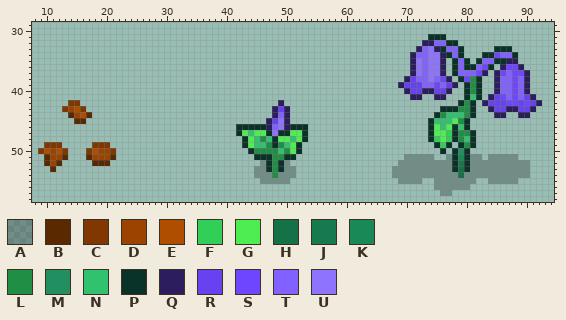
File history of a sprite sheet, img/farms/crops/PD_Bluebell.png. Above, as it was before the edit.
The file is 96x64 pixels. Colours within 5 levels of each other are drawn and written as one. Shown: x 8..94, y 29..58.
Palette (. is transparent): A #00000040  B #5b2900  C #803800  D #9b4400  E #b04e00  F #31ce58  G #4dee52  H #147148  J #177a4f  K #188957  L #208f46  M #218f5f  N #31c270  P #093228  Q #2b1d5e  R #6642f1  S #6e46ff  T #8161ff  U #8e73ff
Pixels before, first column x 9:
31 .................................................................PPP................
32 ................................................................QQTTPP..............
33 ...............................................................QTUQPTTP.....PPP.....
34 ..............................................................QTTUUQPTP...PPSTTP....
35 ..............................................................QUTUUQ.PTP.PTTPPQQ....
36 ..............................................................QUTUUQ.PTPPTSP.QSSQ...
37 ..............................................................QUTUUQ.PTTTSQ.QSTSSQ..
38 .............................................................QRTTUTSQ.PSLP..QTTSTQ..
39 ............................................................QRRRTTSTRQ.PLP..QTTSTQ..
40 .............................................................QRRQQRRQ..PLP..QTTSTQ..
41 ..............................................................QQ..QQ...PNP.QRSTSTRQ.
42 .....CC.................................Q.............................PLP.QRRRSSRSRQ
43 ....CDEC...............................QRQ.........................PPPLLP..QRRQQRRQ.
44 .....BDEB..............................QTQ........................PLNNNLP...QQ..QQ..
45 ......BB..............................QRUQ.......................PNNNGLP............
46 .................................PPPPPQTUQPPP....................PGNGPNP............
47 .................................PGNGGPUPPGGP....................PGGFPLLP...........
48 ..................................PGNLNPGGNGP....................PFGFPLNP...........
49 .CCC.....CCC......................PGNNLPLNGP......................PFP.PLP...........
50 CEDEC...CEDDC......................PLLLLNLGP.......................P.PMP............
51 .BDDB...BDDDB.......................PPPLLPP..................AAAAA..APKPAA.AAAAA....
52 .BDB.....BBB.........................APLPA..................AAAAAAAAAPJPAAAAAAAAAA..
53 ..B.................................AAPLPAA................AAAAAAAAAAPHPAAAAAAAAAA..
54 ....................................AAALAAA................AAAAAAAAAAAHAAAAAAAAAAA..
55 .....................................AAAAA..................AAAA..AAAAAAA..AAAAA....
56 ..................................................................AAAAAA............
57 ...................................................................AA...............
After the commit:
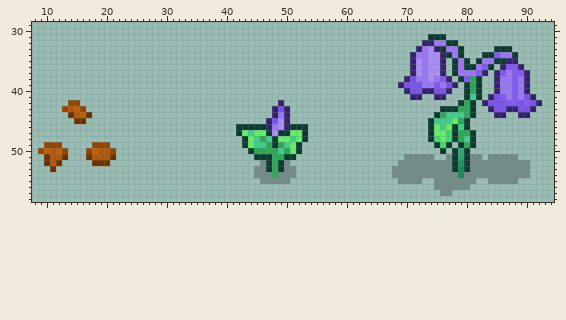
Diff:
colour B: #5b2900 -> #6e3100
colour C: #803800 -> #9b4400
colour D: #9b4400 -> #b65600
colour E: #b04e00 -> #c45e00
colour F: #31ce58 -> #3bda6a
colour G: #4dee52 -> #5df263
colour H: #147148 -> #188957
colour J: #177a4f -> #1b945f
colour K: #188957 -> #23a66a
colour L: #208f46 -> #26ac55
colour M: #218f5f -> #28ac73
colour N: #31c270 -> #3bd188
colour P: #093228 -> #0a3c30
colour Q: #2b1d5e -> #342372
colour R: #6642f1 -> #7b50f4
colour S: #6e46ff -> #8555ff
colour T: #8161ff -> #9c75ff
colour U: #8e73ff -> #ab8bff
Changed places in both pictures, as pixel boxes (x1, y1, x2, y2):
changed: (398, 34, 542, 178)
changed: (38, 100, 116, 172)
changed: (236, 100, 308, 178)
